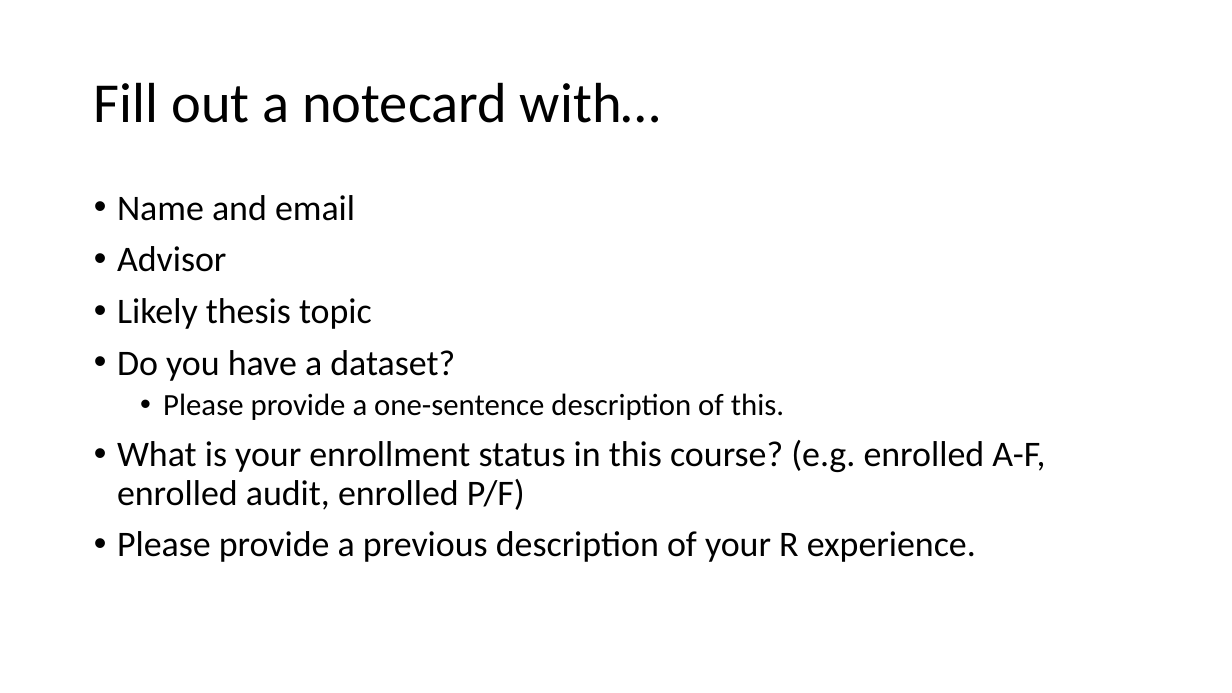
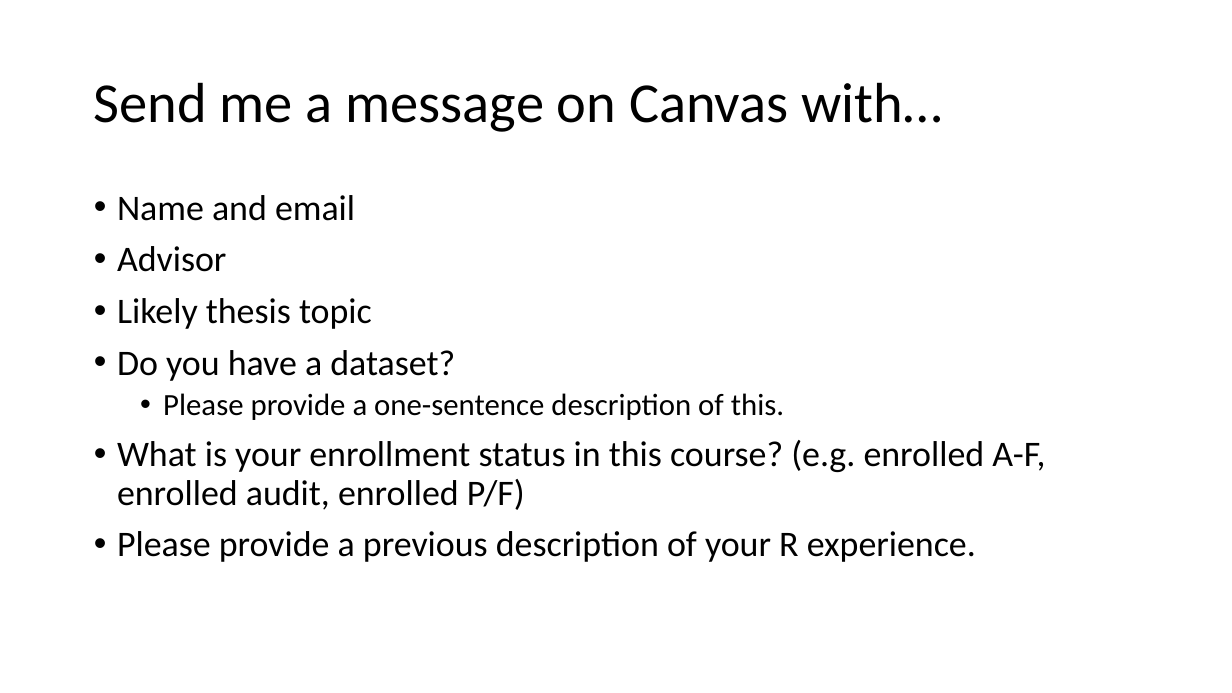
Before and after one commit to VTQuantMethodsEEB/klangwig, a slide deck: slide 3 of lectures/week_1_intro_to_R/le1_intro_to_R.pptx. Drawn at 1232x693 pixels with LibreOffice and Linux fonts; fonts in the diff are those of the drawing. Boxes give left, top, right and bottom in pixels: in the first picture for what was removed or moved away, otherwise in the second. Text is boxed around its words. In the diff, an @@ line names an element or a change of style, - is before the commit and + after.

```diff
--- a/lectures/week_1_intro_to_R/le1_intro_to_R.pptx
+++ b/lectures/week_1_intro_to_R/le1_intro_to_R.pptx
@@ title at bbox=[94, 82, 942, 132]: text changed @@
-Fill out a notecard with…
+Send me a message on Canvas with…
```
Also in this commit, not shown: 1 other slide changed, 1 other file.
